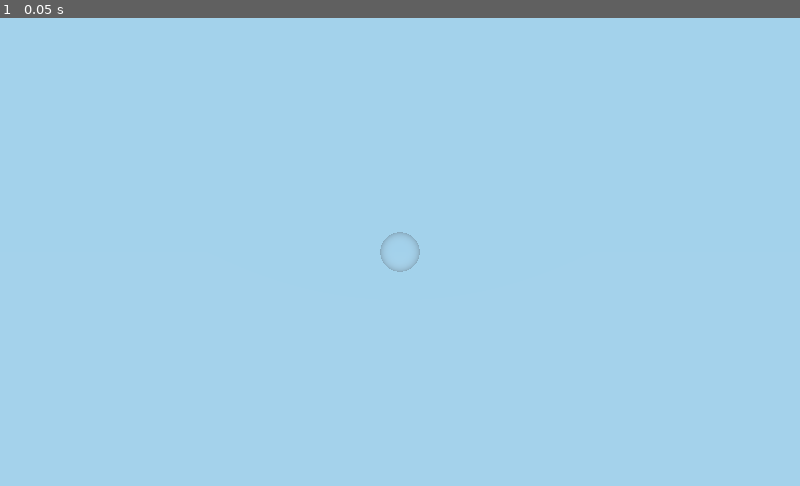
Above: before the commit, frame 1.
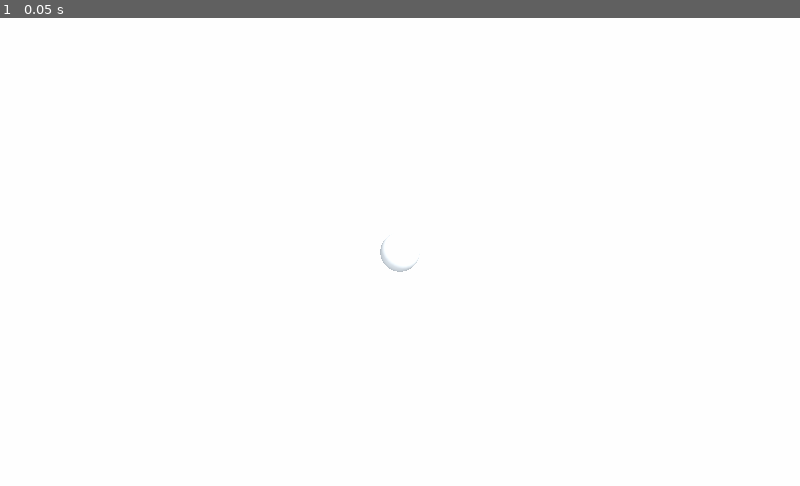
Above: after the commit, the same moment.

Repository: Luramoth/the-waffle-house
Game: Godot game, scene res://maps/DEBUG/test level yeah.tscn
Same seed, same stepped clock (60 frames per second), same inputs: the game is played once before the commit and once after it. The project has no main scene, so this scene is started directly.
Inputs:
- Up to frame 1 (0.05 s): no input

The runs differ from the first frame. In frame 1, 100% of the frame differs, in the area x 0-100%, y 0-100%.

Commit message:
get in some actual lighting

Diff:
--- a/default_env.tres
+++ b/default_env.tres
@@ -1,6 +1,9 @@
 [gd_resource type="Environment" load_steps=2 format=2]
 
 [sub_resource type="ProceduralSky" id=1]
+sky_top_color = Color( 1, 1, 1, 1 )
+sky_curve = 0.626795
+ground_curve = 0.034822
 
 [resource]
 background_mode = 2
--- a/maps/DEBUG/test level yeah.tscn
+++ b/maps/DEBUG/test level yeah.tscn
@@ -20,4 +20,6 @@
 shape = SubResource( 2 )
 
 [node name="Player" parent="." instance=ExtResource( 1 )]
-transform = Transform( 1, 0, 0, 0, 1, 0, 0, 0, 1, -0.0374552, 1.59464, 0.0544252 )
+
+[node name="DirectionalLight" type="DirectionalLight" parent="."]
+transform = Transform( 0.816563, 0.433202, -0.381524, 0.00462836, 0.655993, 0.754753, 0.577237, -0.618069, 0.533655, 0, 0.923767, 2.79757 )
